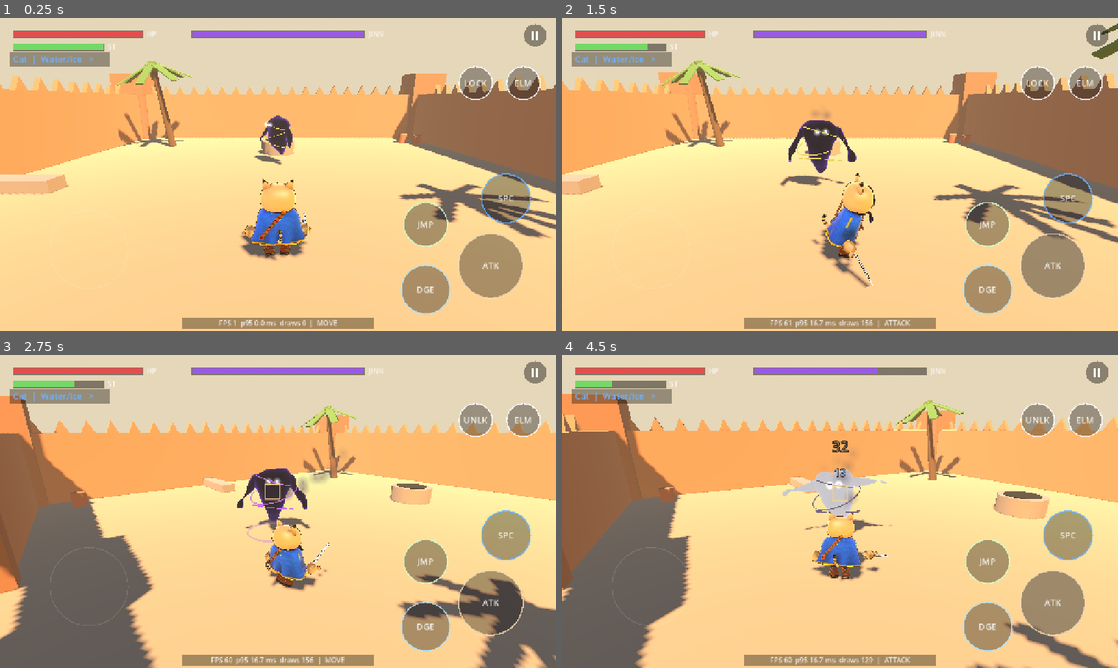
Above: before the commit, frames 1-4 (two rows, left to right).
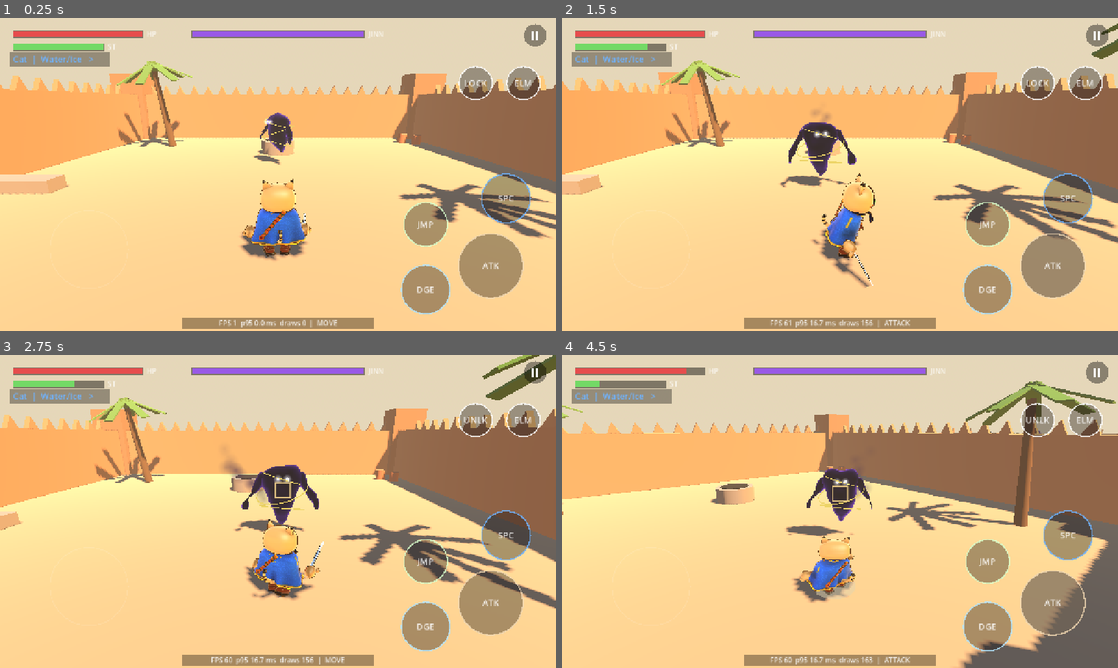
Above: after the commit, the same moments.

Repository: hafid753-rgb/desertgame
Game: Godot game, scene res://game/main.tscn
The game is run twice, just before and just after one commit, with the same random seed, the same clock (stepped at 60 frames per second) and the same inputs.
Inputs (mouse positions are in pixels of both pictures, inside the frame that each line leads up to):
- Up to frame 1 (0.25 s): no input
- Up to frame 2 (1.5 s): tap Enter at 0.5 s; move the mouse to (962, 158) at 0.52 s; hold D (move_right) 0.53-1.25 s; tap F (act) at 0.6 s; click (962, 158) at 0.67 s; tap Space (jump) at 0.77 s; drag from (728, 190) to (812, 237) at 1.27 s
- Up to frame 3 (2.75 s): move the mouse to (333, 442) at 2.02 s; hold D (move_right) from 2.03 s (still down); tap Q (cycle_target) at 2.1 s
- Up to frame 4 (4.5 s): release D (move_right) at 2.75 s; drag from (812, 574) to (673, 464) at 2.77 s; move the mouse to (1006, 558) at 3.52 s; hold A (move_left) 3.53-4.25 s; tap E (element) at 3.6 s; tap Space (jump) at 3.77 s; drag from (673, 464) to (756, 433) at 4.27 s

The runs differ from the first frame. In frame 1, 0.3% of the frame differs, in the area x 45-53%, y 30-55%; in frame 2, 0.6%; in frame 3, 40%; in frame 4, 42%, in the area x 0-100%, y 4-100%.

Commit message:
v2.1: ear springs, head hop, twitch/flatten through the spring
Co-Authored-By: Claude Opus 5.5 <noreply@anthropic.com>
Claude-Session: https://claude.ai/code/session_01FJKj7YND72GBSTHM8TTJ61

Diff:
--- a/game/actors/player/creature_model.gd
+++ b/game/actors/player/creature_model.gd
@@ -517,6 +517,11 @@
 	var back := 0.6 if state in ["HITSTUN", "GLIDE", "DODGE", "MOBILITY"] else 0.0
 	var tw := sin(_twitch_t * 40.0) * 0.35 if _twitch_t > 0.0 else 0.0
 	var k := 1.0 - exp(-18.0 * delta)
+	if rig:
+		_ear_back = lerpf(_ear_back, back, k)
+		_ear_tw = tw
+		_ear_tw_side = _twitch_side
+		return
 	if ear_r:
 		ear_r.rotation.x = lerpf(ear_r.rotation.x, back, k)
 		ear_r.rotation.z = lerpf(ear_r.rotation.z, tw if _twitch_side > 0.0 else 0.0, k)
@@ -564,6 +569,16 @@
 var anim_name := ""
 var _attach: Dictionary = {}
 var _robe_pivot: Node3D
+var _ear_v := Vector2.ZERO
+var _ear_back := 0.0
+var _ear_tw := 0.0
+var _ear_tw_side := 1.0
+var _ear_o := Vector2.ZERO
+var _last_head_pos := Vector3.ZERO
+var _head_vel := Vector3.ZERO
+var _ear_base_r := Transform3D.IDENTITY
+var _ear_base_l := Transform3D.IDENTITY
+var _head_base := Transform3D.IDENTITY
 var _robe_base := Transform3D.IDENTITY
 var _tail_base := Transform3D.IDENTITY
 var _robe_sway := Vector2.ZERO
@@ -613,6 +628,11 @@
 	_robe_pivot.add_child(body)
 	body.transform = Transform3D(Basis(), Vector3(0, BODY_Y, 0) - neck)
 	_robe_base = _robe_pivot.transform
+	_head_base = head.transform
+	if ear_r:
+		_ear_base_r = ear_r.transform
+	if ear_l:
+		_ear_base_l = ear_l.transform
 	_mount(tail, "hips", Transform3D(Basis(), Vector3(0, 0.5, 0.24)))
 	if tail:
 		_tail_base = tail.transform
@@ -782,6 +802,7 @@
 	_robe_sway = _robe_sway.clamp(Vector2(-0.4, -0.3), Vector2(0.4, 0.3))
 	if _robe_pivot:
 		_robe_pivot.transform = _robe_base * Transform3D(Basis.from_euler(Vector3(-_robe_sway.x, 0.0, _robe_sway.y)), Vector3.ZERO)
+	_ears_and_head(delta, move)
 	if tail:
 		var ty := _tail_sway + sin(Time.get_ticks_msec() * 0.003) * 0.12 * (1.0 - move)
 		tail.transform = _tail_base * Transform3D(Basis(Vector3.UP, ty), Vector3.ZERO)
@@ -863,3 +884,35 @@
 		var side := foot_r if fmod(anim.current_animation_position / len, 1.0) < 0.5 else foot_l
 		puff(side.global_position if side else global_position, 4)
 	_step_prev = ph
+
+
+
+## Ears lag behind the head (spring on head velocity), flop on landings and
+## hits; the hop adds a little bounce to every stride.
+func _ears_and_head(delta: float, move: float) -> void:
+	if head == null:
+		return
+	var hp := head.global_position
+	var hv := (hp - _last_head_pos) / maxf(delta, 0.001)
+	_last_head_pos = hp
+	var acc := (hv - _head_vel) / maxf(delta, 0.001)
+	_head_vel = hv
+	var acc_l := global_transform.basis.inverse() * acc
+	var steps := clampi(ceili(delta * 120.0), 1, 12)
+	var h := minf(delta, 0.1) / float(steps)
+	for i in steps:
+		var target := Vector2(clampf(acc_l.y * 0.012 + acc_l.z * 0.006, -0.6, 0.6), clampf(-acc_l.x * 0.008, -0.4, 0.4))
+		var a := (target - _ear_o) * 220.0 - _ear_v * 10.0
+		_ear_v += a * h
+		_ear_o += _ear_v * h
+	if ear_r and _ear_base_r != Transform3D.IDENTITY:
+		ear_r.transform = _ear_base_r * Transform3D(Basis.from_euler(Vector3(_ear_o.x + _ear_back, 0, _ear_o.y + (_ear_tw if _ear_tw_side > 0.0 else 0.0))), Vector3.ZERO)
+	if ear_l and _ear_base_l != Transform3D.IDENTITY:
+		ear_l.transform = _ear_base_l * Transform3D(Basis.from_euler(Vector3(_ear_o.x + _ear_back, 0, _ear_o.y - (_ear_tw if _ear_tw_side < 0.0 else 0.0))), Vector3.ZERO)
+	# hop: two bounces per walk/run cycle
+	if anim and anim_name in ["Walking_A", "Running_A"] and anim.current_animation_length > 0.0:
+		var ph := anim.current_animation_position / anim.current_animation_length
+		var hop := absf(sin(ph * TAU)) * 0.05 * clampf(move * 2.0, 0.0, 1.0)
+		head.transform = _head_base.translated_local(_head_base.basis.inverse() * Vector3(0, hop * 1.25, 0))
+	else:
+		head.transform = head.transform.interpolate_with(_head_base, 1.0 - exp(-12.0 * delta))
Not shown, changed: export_presets.cfg
